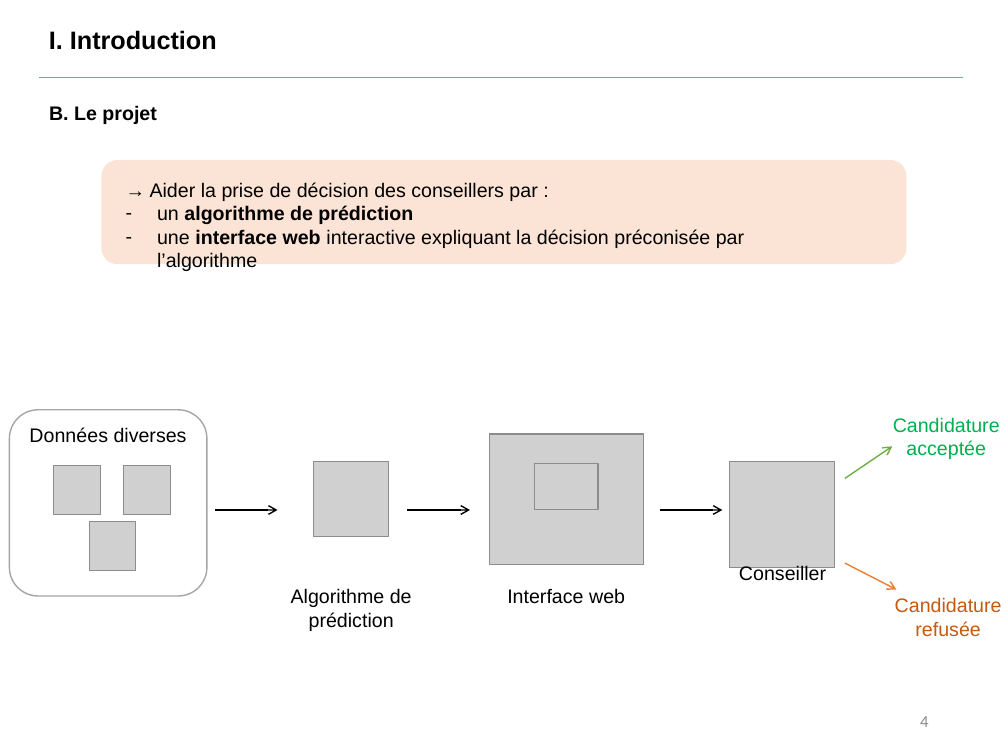
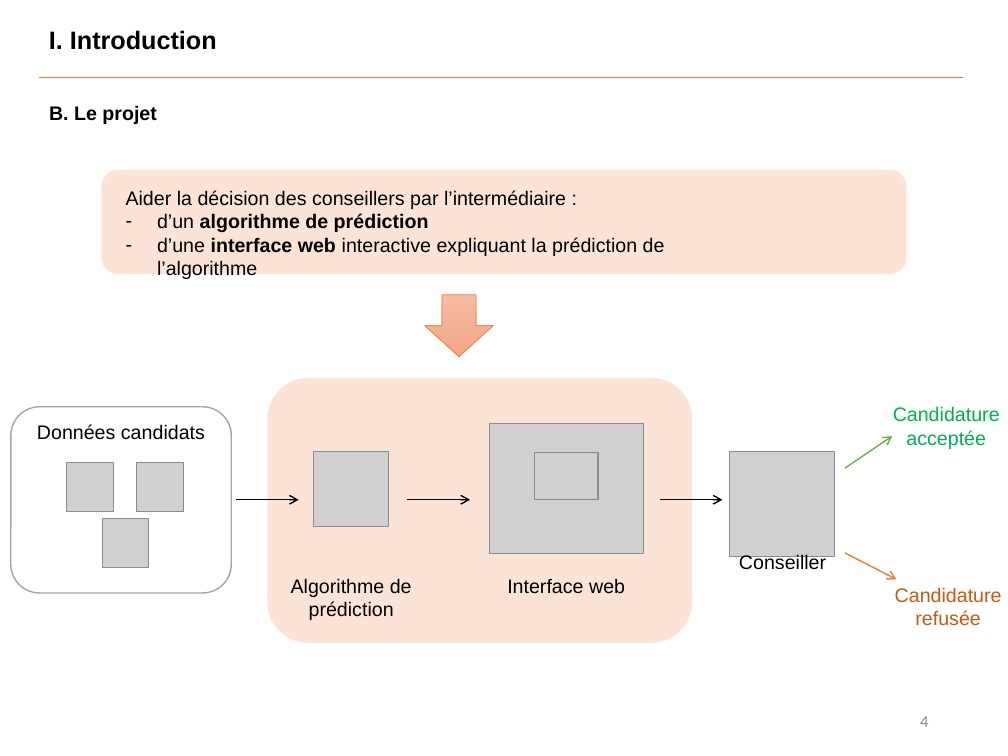
Before and after one commit to Benoit-78/P7_credit_loan_scoring_model, a slide deck: slide 4 of soutenance/P7_soutenance.pptx. Drawn at 1008x756 pixels with LibreOffice and Linux fonts; fonts in the diff are those of the drawing; grey boxes stand for pictures. Boxes give left, top, right and bottom in pixels: in the first picture for what was removed or moved away, otherwise in the second. Text is boxed around its words. In the diff, an @@ line names an element or a change of style, - is before the commit and + after.

```diff
--- a/soutenance/P7_soutenance.pptx
+++ b/soutenance/P7_soutenance.pptx
@@ rounded rectangle: place and size @@
-rounded rectangle at box(102, 160, 907, 264)
+rounded rectangle at box(102, 169, 907, 273)
@@ text at box(126, 190, 665, 256): text changed @@
-→ Aider la prise de décision des conseillers par :
-– un algorithme de prédiction
-– une interface web interactive expliquant la décision préconisée par l’algorithme
+Aider la décision des conseillers par l’intermédiaire :
+– d’un algorithme de prédiction
+– d’une interface web interactive expliquant la prédiction de l’algorithme
@@ down arrow added at box(424, 294, 493, 356), fill gradient #F7BDA5 to #F5B196 to #F8A582, outline #ED7D31 0.5 pt @@
@@ rounded rectangle added at box(267, 378, 691, 643), fill #F8CBAD at 50% opacity @@
@@ rounded rectangle "Données candidats": place and size @@
-rounded rectangle "Données candidats" at box(9, 410, 207, 597)
+rounded rectangle "Données candidats" at box(11, 407, 232, 594)
@@ text in rounded rectangle at box(37, 424, 205, 440): text changed @@
-Données diverses
+Données candidats
@@ 5 texts, 4 pictures, 4 arrows: place and size @@
-5 texts, 4 pictures, 4 arrows at box(291, 417, 1002, 637)
+5 texts, 4 pictures, 4 arrows at box(291, 406, 1002, 626)
@@ picture: place and size @@
-picture at box(53, 466, 100, 515)
+picture at box(67, 463, 113, 512)
@@ picture: place and size @@
-picture at box(124, 466, 170, 515)
+picture at box(136, 463, 182, 512)
@@ arrow moved from (215, 510) - (277, 510) to (236, 500) - (298, 500) @@
@@ picture: place and size @@
-picture at box(89, 521, 135, 571)
+picture at box(102, 518, 148, 568)
```
Also in this commit, not shown: 19 other slides changed, 3 slides added, 2 slides removed, 1 other file.
